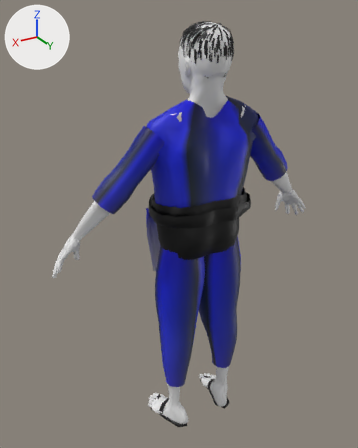
One commit to the glTF model assets/characters/villagers/ferrymaster/ferrymaster.glb: the scene before it, then after it.
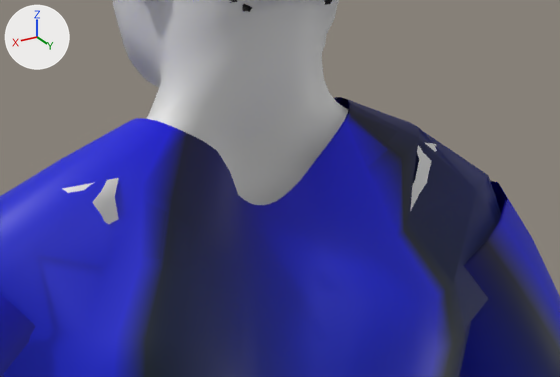
Each version is shown whole from a 50 mm camera at (1.049, 1.574, 1.786) aimed at (0.044, -0.1, 0.949), then close up on the part from 44% to 76% of the width and 17% to 34% of the height. Every picture has the same lights, and +X, +Y and +Z are marked at upper left. The last two pictures show the newer version. Vertices at exactly the same position are counted once.

The older version as bpy lines, for what is in view:
```python
me_body = bpy.data.meshes.new('Body')
me_body.from_pydata(...)  # 2767 vertices, 5262 faces; spans x -0.63..0.63, y -0.19..0.11, z 0.0..1.58
me_body.materials.append(mat_skin_body)  # white #e7e7e7
me_costume = bpy.data.meshes.new('Costume')
me_costume.from_pydata(...)  # 5254 vertices, 9068 faces; spans x -0.453..0.453, y -0.204..0.133, z -0.007..1.491
# faces by material slot: [3504, 2992, 2300, 272]
me_costume.materials.append(mat_cloth_c)
me_costume.materials.append(mat_cloth_a)
me_costume.materials.append(mat_cloth_b)
me_costume.materials.append(mat_leather)
me_head = bpy.data.meshes.new('Head')
me_head.from_pydata(...)  # 5244 vertices, 9868 faces; spans x -0.099..0.099, y -0.117..0.128, z 1.474..1.75
# faces by material slot: [6380, 768, 416, 360, 1824, 120]
me_head.materials.append(mat_skin_head)  # white #e7e7e7
me_head.materials.append(mat_mouth)  # white #e7e7e7
me_head.materials.append(mat_lash)  # white #e7e7e7
me_head.materials.append(mat_brow)  # white #e7e7e7
me_head.materials.append(mat_teeth)  # white #e7e7e7
me_head.materials.append(mat_tongue)  # white #e7e7e7
ob_body = bpy.data.objects.new('Body', me_body)
ob_body.location = (0.0, 0.0, 0.0)
ob_costume = bpy.data.objects.new('Costume', me_costume)
ob_costume.location = (0.0, 0.0, 0.0)
ob_head = bpy.data.objects.new('Head', me_head)
ob_head.location = (0.0, 0.0, 0.0)
```
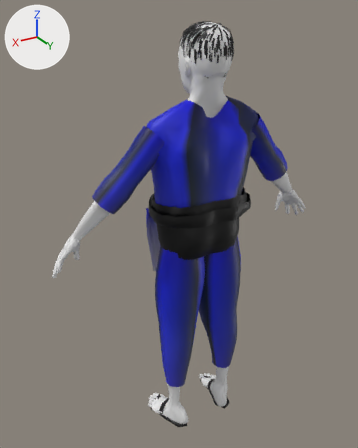
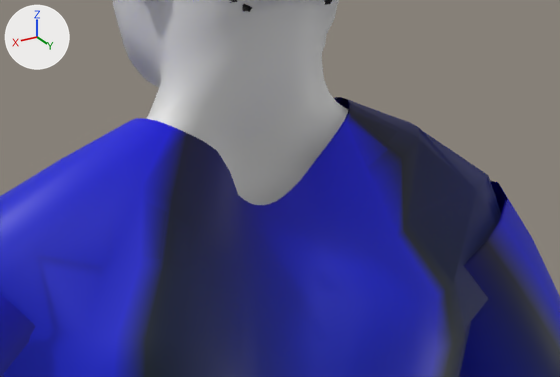
The edits, one by one:
me_body is used by ob_body; location (0.0, 0.0, 0.0).
me_body had 2767 vertices, 5262 faces and spanned x -0.63..0.63, y -0.19..0.11, z 0.0..1.58.
me_body now has 2713 vertices, 5202 faces and spans x -0.63..0.63, y -0.19..0.11, z 0.0..1.58.
me_body part 1: the loose piece of 27 vertices spanning x -0.21..-0.12, y 0.02..0.07, z 1.38..1.46 is deleted.
me_body part 2: the loose piece of 27 vertices spanning x 0.12..0.21, y 0.02..0.07, z 1.38..1.46 is deleted.

Location of each change, [x1, y1, x2, y2] in pixels of the close-ups (560 x 377 px):
'Body', reshaped: before [62, 0, 437, 224]; after [147, 0, 349, 205]
part 1 of me_body, deleted: before [410, 143, 437, 211]
part 2 of me_body, deleted: before [62, 178, 119, 224]
